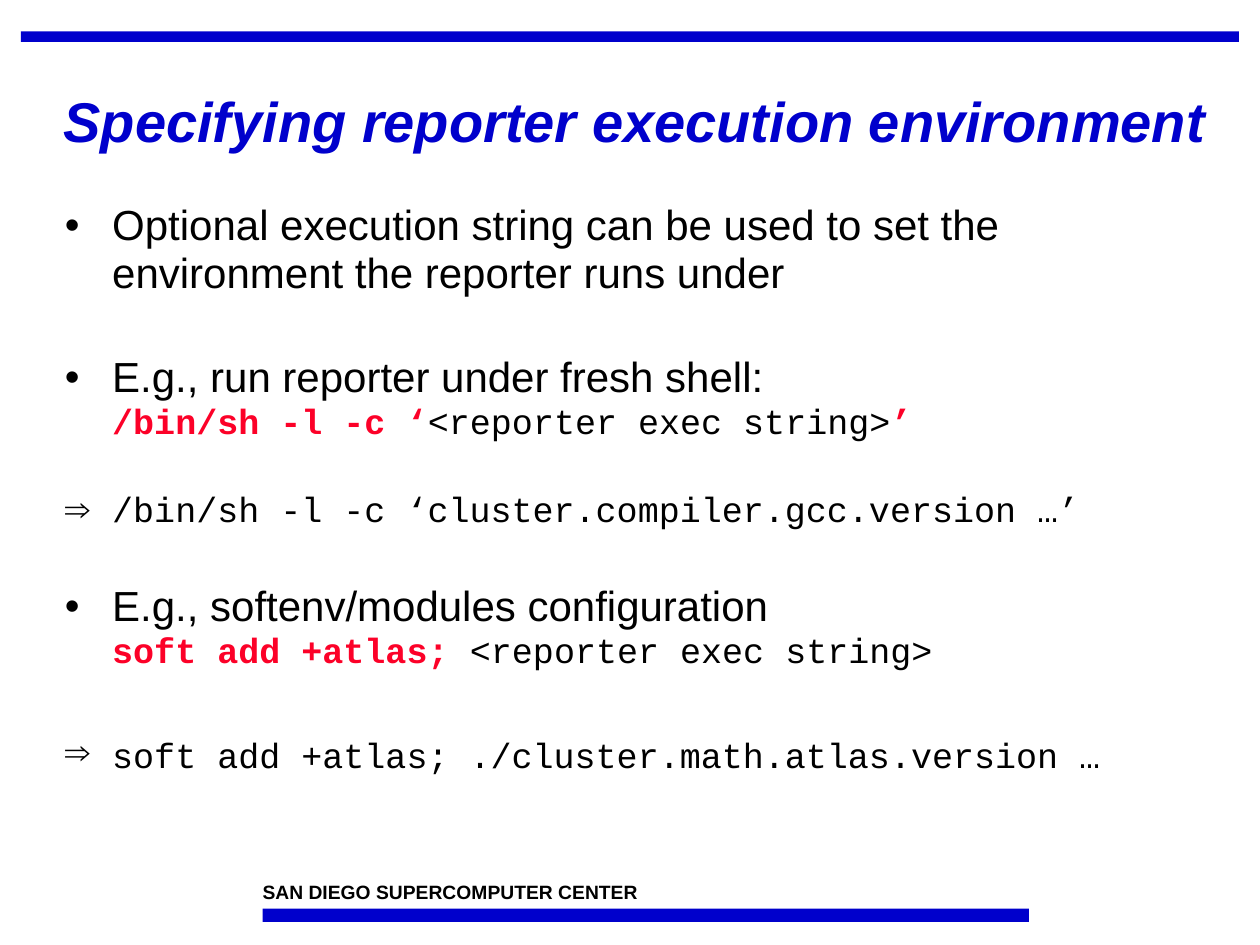
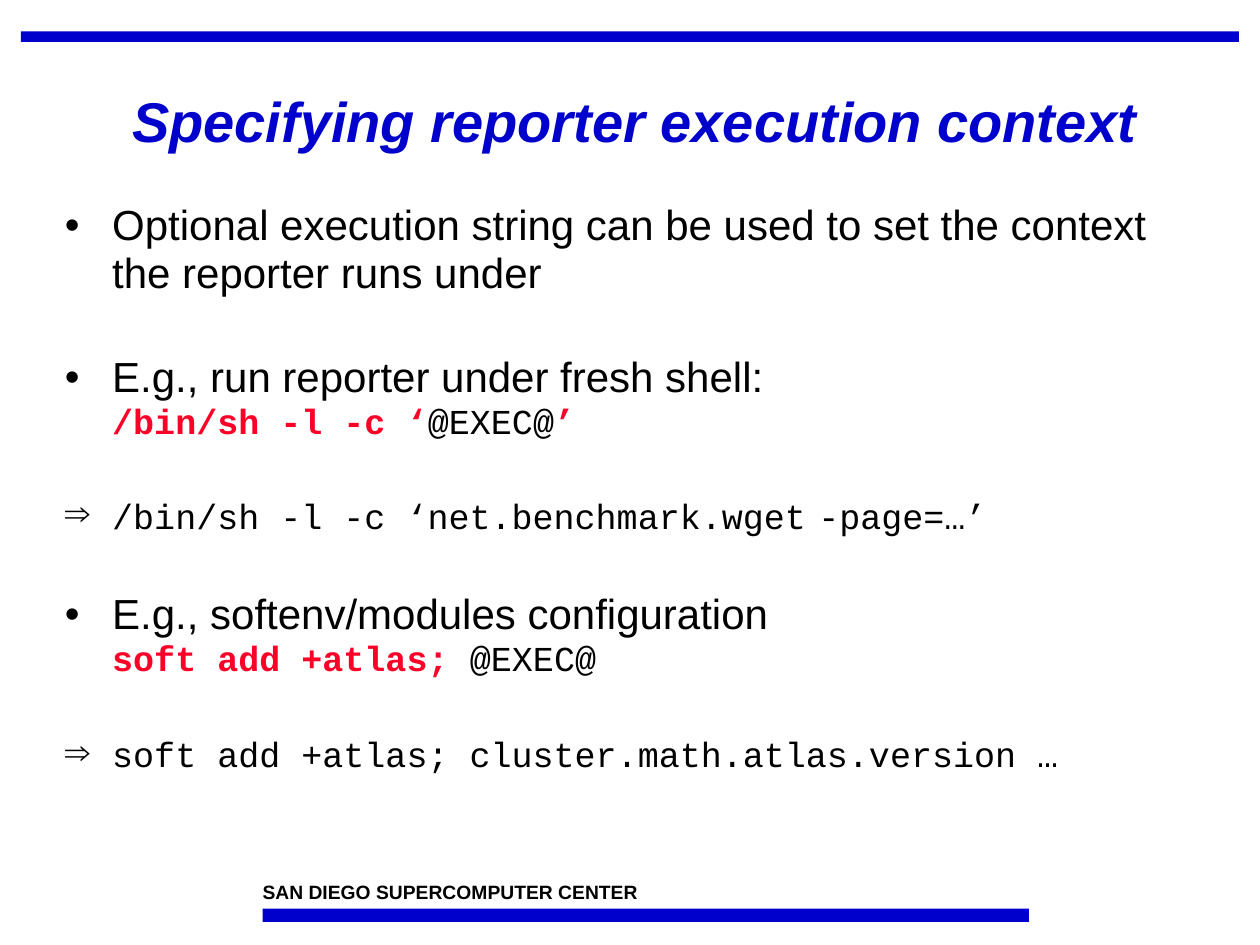
Before and after one commit to IncaProject/inca-xsede, a slide deck: slide 15 of talks/feb-06-workshop/control.ppt (slide 14 before the commit). Drawn at 1260x945 pixels with LibreOffice and Linux fonts; fonts in the diff are those of the drawing; background and template pictures are left out. Boxes give left, top, right and bottom in pixels: in the first picture for what was removed or moved away, otherwise in the second. Text is boxed around its words. In the diff, an @@ line names an element or a change of style, - is before the commit and + after.

```diff
--- a/talks/feb-06-workshop/control.ppt
+++ b/talks/feb-06-workshop/control.ppt
@@ title at box(132, 101, 1136, 153): text changed @@
-Specifying reporter execution environment
+Specifying reporter execution context
@@ text at box(112, 209, 1146, 774): text changed; size 20 to 24 pt; font Courier New to Arial @@
-• Optional execution string can be used to set the environment the reporter runs under
-• E.g., run reporter under fresh shell:
-  /bin/sh -l -c ‘<reporter exec string>’
-⇒ /bin/sh -l -c ‘cluster.compiler.gcc.version …’
-• E.g., softenv/modules configuration
-  soft add +atlas; <reporter exec string>
-⇒ soft add +atlas; ./cluster.math.atlas.version …
+• Optional execution string can be used to set the context the reporter runs under
+• E.g., run reporter under fresh shell:
+  /bin/sh -l -c ‘@EXEC@’
+⇒ /bin/sh -l -c ‘net.benchmark.wget -page=…’
+• E.g., softenv/modules configuration
+  soft add +atlas; @EXEC@
+⇒ soft add +atlas; cluster.math.atlas.version …
```
Also in this commit, not shown: 18 other slides changed, 1 slide added, 1 other file.
